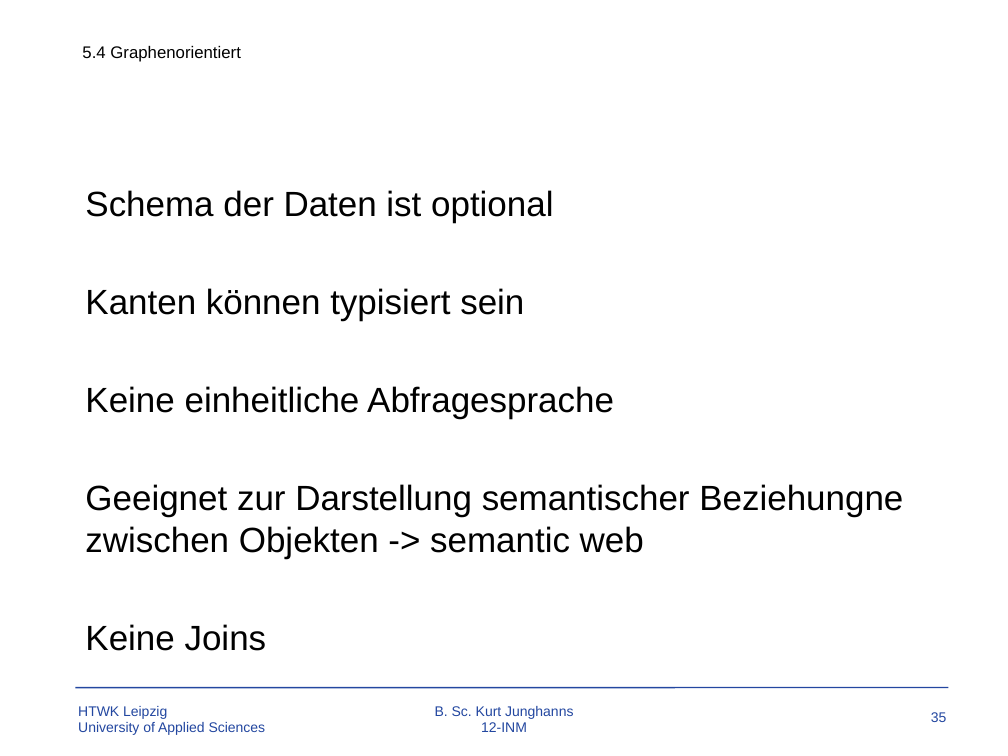
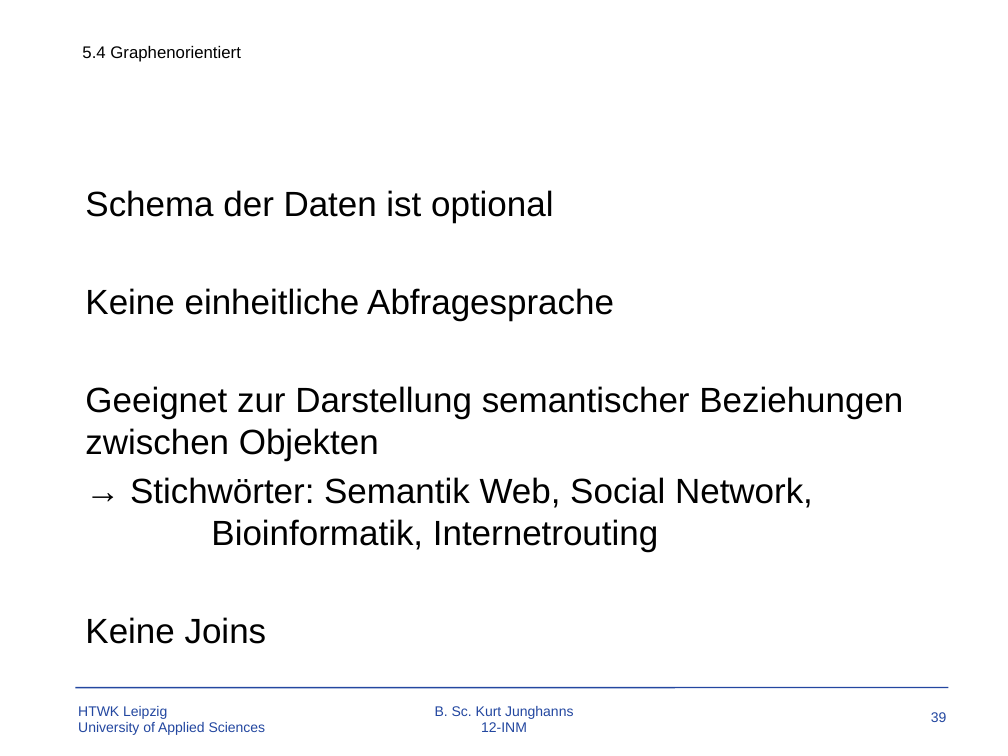
Before and after one commit to TBoonX/OS-Datenbanken, a slide deck: slide 39 of Praesentation.pptx (slide 35 before the commit). Drawn at 1008x756 pixels with LibreOffice and Linux fonts; fonts in the diff are those of the drawing; background and template pictures are left out. Boxes give left, top, right and bottom in pixels: in the first picture for what was removed or moved away, otherwise in the second. Text is boxed around its words. In the diff, an @@ line names an element or a change of style, - is before the commit and + after.

```diff
--- a/Praesentation.pptx
+++ b/Praesentation.pptx
@@ text at [85, 288, 524, 321]: paragraph removed @@
-Kanten können typisiert sein
@@ text at [85, 386, 903, 552]: text changed @@
-Geeignet zur Darstellung semantischer Beziehungne zwischen Objekten -> semantic web
+Geeignet zur Darstellung semantischer Beziehungen zwischen Objekten
+→ Stichwörter: Semantik Web, Social Network, Bioinformatik, Internetrouting
@@ page number at [931, 712, 947, 722]: text changed @@
-35
+39
```
Also in this commit, not shown: 6 other slides changed, 8 slides added, 4 other files.
